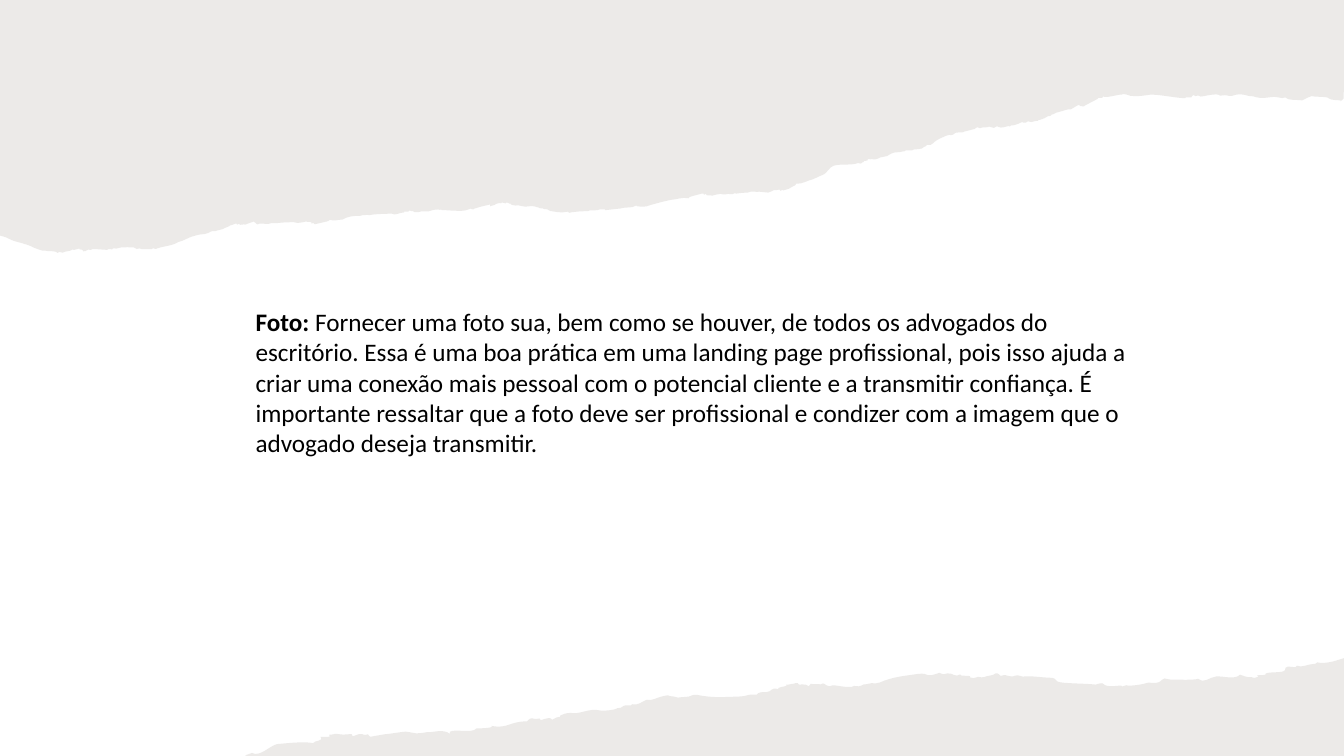
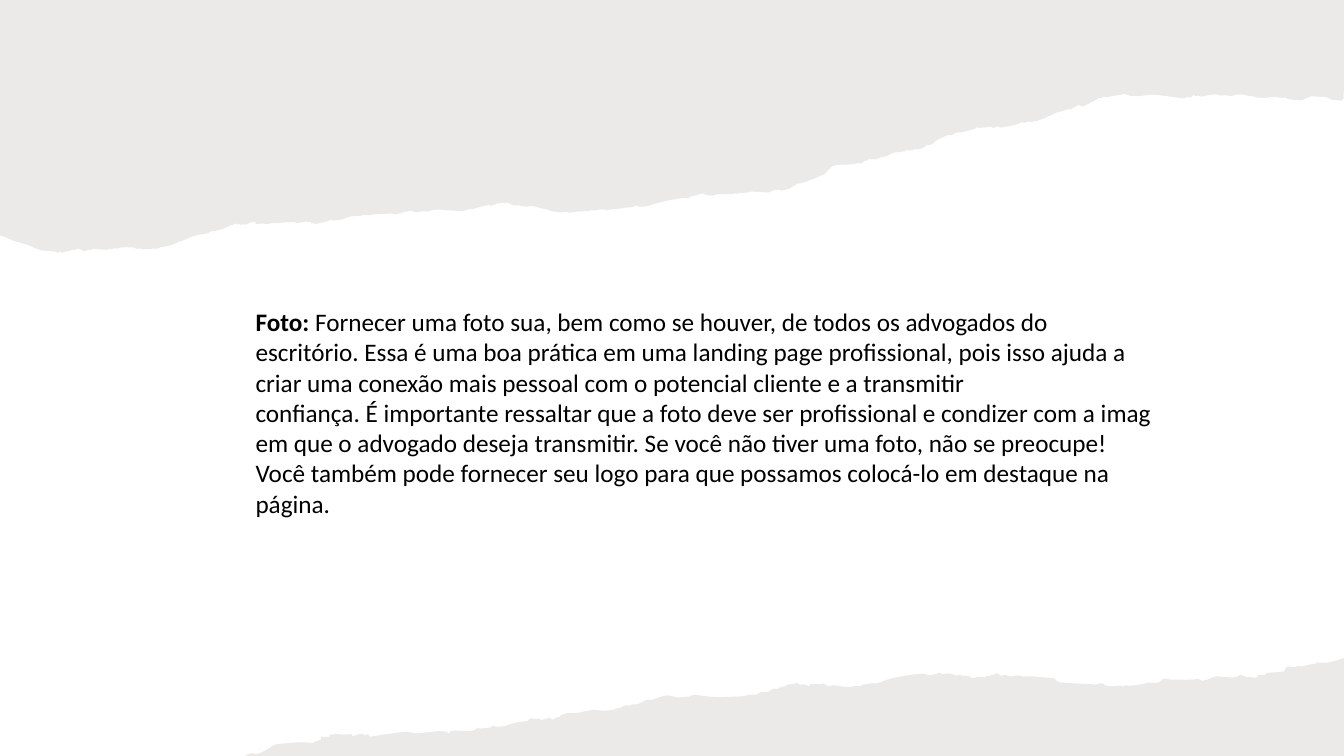
Before and after one commit to slesbel/Design-Studio, a slide deck: slide 12 of lawyer/guia_para_advogados.pptx. Drawn at 1344x756 pixels with LibreOffice and Linux fonts; fonts in the diff are those of the drawing. Boxes give left, top, right and bottom in pixels: in the first picture for what was removed or moved away, otherwise in the second. Text is boxed around its words. In the diff, an @@ line names an element or a change of style, - is before the commit and + after.

```diff
--- a/lawyer/guia_para_advogados.pptx
+++ b/lawyer/guia_para_advogados.pptx
@@ text at (x1=256, y1=313, x2=1125, y2=518): text changed @@
-Foto: Fornecer uma foto sua, bem como se houver, de todos os advogados do escritório. Essa é uma boa prática em uma landing page profissional, pois isso ajuda a criar uma conexão mais pessoal com o potencial cliente e a transmitir confiança. É importante ressaltar que a foto deve ser profissional e condizer com a imagem que o advogado deseja transmitir.
+Foto: Fornecer uma foto sua, bem como se houver, de todos os advogados do escritório. Essa é uma boa prática em uma landing page profissional, pois isso ajuda a criar uma conexão mais pessoal com o potencial cliente e a transmitir confiança. É importante ressaltar que a foto deve ser profissional e condizer com a imagem que o advogado deseja transmitir. Se você não tiver uma foto, não se preocupe! Você também pode fornecer seu logo para que possamos colocá-lo em destaque na página.
```
Also in this commit, not shown: 1 slide added, 2 other files.
